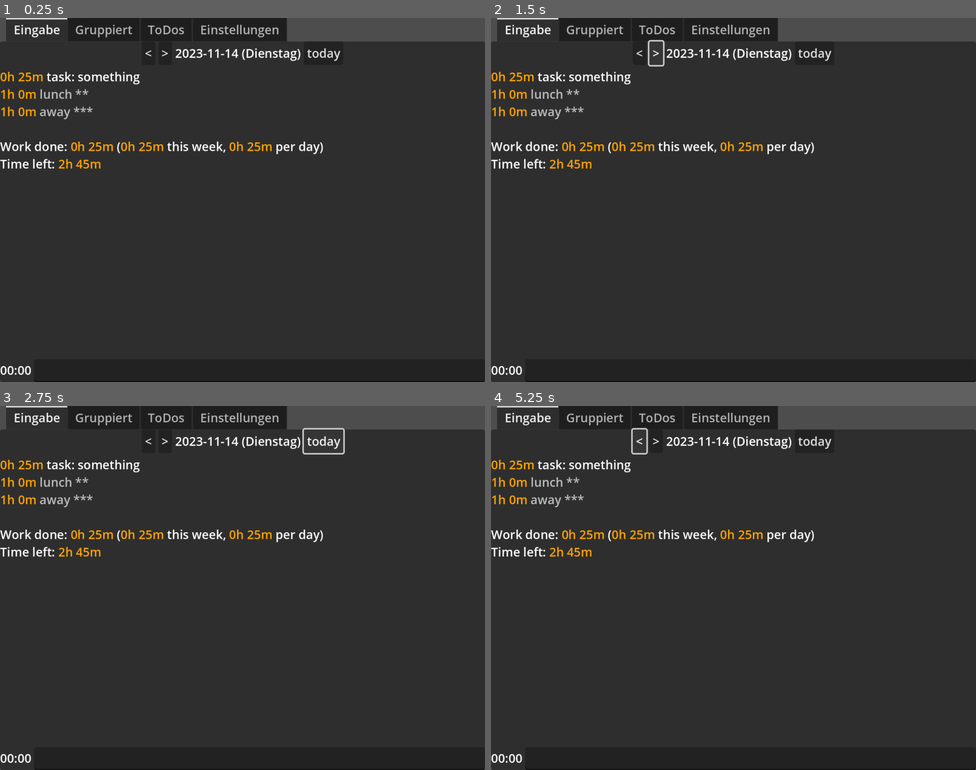
Above: before the commit, frames 1-4 (two rows, left to right).
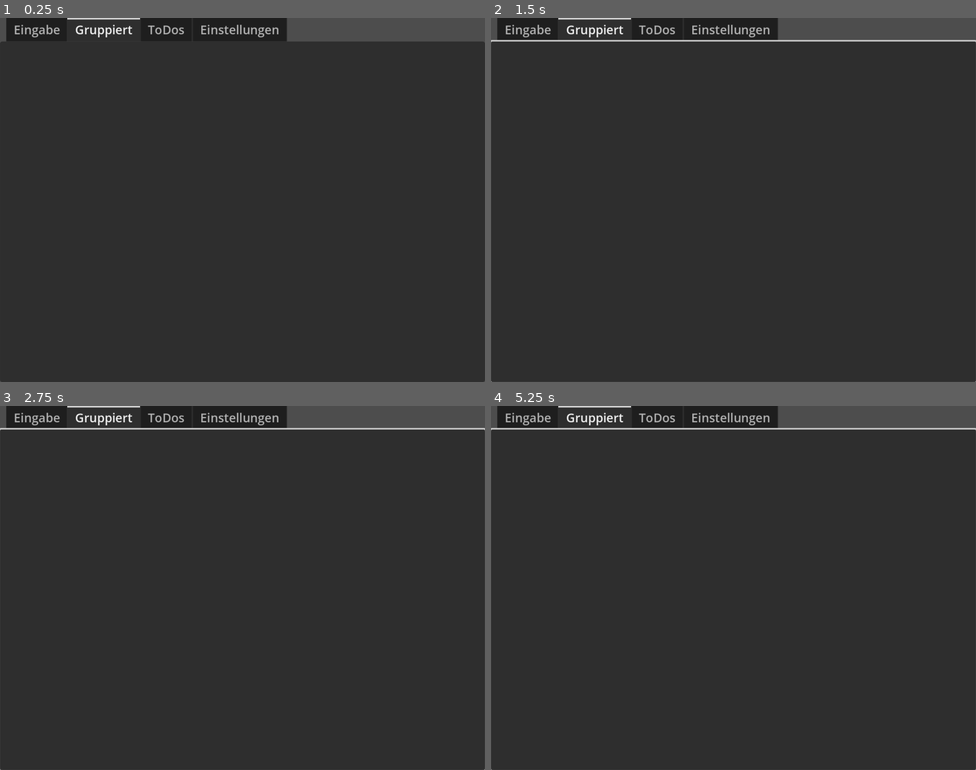
Above: after the commit, the same moments.

Repository: FailedCode/timelog
Game: Godot game, scene res://main.tscn
Same seed, same stepped clock (60 frames per second), same inputs: the game is played once before the commit and once after it.
Inputs (mouse positions are in pixels of both pictures, inside the frame that each line leads up to):
- Up to frame 1 (0.25 s): no input
- Up to frame 2 (1.5 s): click (641, 54) at 0.5 s, where only the run before the commit has a clickable "<"; click (655, 54) at 1.25 s, where only the run before the commit has a clickable ">"
- Up to frame 3 (2.75 s): click (324, 442) at 2 s, where only the run before the commit has a clickable "today"
- Up to frame 4 (5.25 s): click (641, 442) at 2.75 s, where only the run before the commit has a clickable "<"; click (655, 442) at 3.5 s, where only the run before the commit has a clickable ">"; click (815, 442) at 4.25 s, where only the run before the commit has a clickable "today"; click (641, 442) at 5 s, where only the run before the commit has a clickable "<"

The runs differ from the first frame. In frame 1, 3.0% of the frame differs, in the area x 0-100%, y 0-100%; in frame 2, 3.6%; in frame 3, 3.6%; in frame 4, 3.5%.

Commit message:
- save the timelog after a new entry - sort timelogs by date - grouped task view

Diff:
--- a/main.gd
+++ b/main.gd
@@ -4,8 +4,10 @@
 const settings_path:String = "user://settings.ini"
 
 ## The file serves as long-time storage
-## TODO: add file selector in settings
-var timelog_path:String = "user://timelog.txt"
+const timelog_path:String = "user://timelog.txt"
+
+## The todo items
+const todo_path:String = "user://todo.txt"
 
 ## In memory representation of the log
 var timelog:Dictionary
@@ -19,6 +21,7 @@
 @onready var input:LineEdit = %Input
 @onready var timeDiffLabel:Label = %TimeDiffLabel
 @onready var current:RichTextLabel = %CurrentDay
+@onready var grouped:RichTextLabel = %GroupedDay
 @onready var dailyWorkingHoursLabel:Label = %DailyWorkingHoursLabel
 @onready var dailyWorkingHours:Slider = %DailyWorkingHours
 @onready var tabContainer:TabContainer = %TabContainer
@@ -43,12 +46,15 @@
 
 	load_timelog()
 
-
 	# WIP
 	#var root = todoTree.create_item()
 	#root.set_text(0, "root")
-	#todoTree.create_item(root).set_text(0, "child")
-
+	#var item = todoTree.create_item(root)
+	#item.set_text(0, "child")
+
+## use a user controlled date format to display a timestamp
+## mostly used for the date selector
+## the timelog file itself uses the ISO 8601 format
 func get_date_formated(format:String, timestamp:int = 0) -> String:
 	var t:String = format.strip_edges()
 	if t.is_empty():
@@ -100,7 +106,7 @@
 	v = config_file.get_value("main", "DateFormat", "")
 	if v != "":
 		dateFormat.text = v
-	diffSecondsToggle.button_pressed = config_file.get_value("main", "DiffSecondsToggle", true)
+	diffSecondsToggle.button_pressed = config_file.get_value("main", "DiffSecondsToggle", false)
 
 func save_user_settings():
 	var config_file := ConfigFile.new()
@@ -132,15 +138,19 @@
 		return
 	lastEntryTimestamp = time()
 	add_timelog_entry(lastEntryTimestamp, new_text)
-	update_current_text()
+	save_timelog()
+	update_text_controls()
 	# Look & Feel: Reset time difference immediately
 	timeDiffLabel.text = time_diff(0)
-	#current.append_text("\n" + wrap_color(str(timelog.back()), "#FF00FF"))
-
+
+## write all timelog Resources back to disk
 func save_timelog():
 	var file = FileAccess.open(self.timelog_path, FileAccess.WRITE)
 	var lines = ""
-	for date in timelog.keys():
+	var timelogKeys = timelog.keys()
+	# dictionary keys are not necassarly in order
+	timelogKeys.sort()
+	for date in timelogKeys:
 		var day = timelog.get(date)
 		for entry in day:
 			lines += str(entry) + "\n"
@@ -148,9 +158,10 @@
 	file.store_string(lines)
 	file.close()
 
+## parse into timelog Resources
 func load_timelog():
 	if !FileAccess.file_exists(self.timelog_path):
-		print("load_timelog: No logfile")
+		#print("load_timelog: No logfile")
 		return
 	var file = FileAccess.open(self.timelog_path, FileAccess.READ)
 	var lines = file.get_as_text(true).split("\n", false);
@@ -174,8 +185,14 @@
 			continue
 		lastEntryTimestamp = timestamp
 		add_timelog_entry(timestamp, parts[1])
+	update_text_controls()
+	#timelogPerDay.get_or_add()
+
+## Both the text in the main window and the one with the grouped output
+## basically need to be updated at the same time
+func update_text_controls():
 	update_current_text()
-	#timelogPerDay.get_or_add()
+	update_grouped_text()
 
 ## update the main view with all recorded tasks
 func update_current_text():
@@ -208,6 +225,33 @@
 	txt += "Time left: " + wrap_color(time_diff(workTimeLeft), colorTime) + "\n"
 	current.text = txt
 
+func update_grouped_text():
+	var txt:String = ""
+	var timediff = 0
+	var timelast = 0
+	var colorText:String = textColorPicker.color.to_html()
+	var colorTime:String = timeColorPicker.color.to_html()
+	var groupedDict:Dictionary
+	# TODO: use selected day
+	var timelog_today = get_timelog_entries(time())
+	for entry:Timelog in timelog_today:
+		if timelast == 0:
+			timelast = entry.timestamp
+			continue
+		timediff = entry.timestamp - timelast
+		timelast = entry.timestamp
+		if entry.text.contains("**"):
+			continue
+		var group:Array = entry.text.split(": ", false, 1)
+		print(group)
+		var diff:int = groupedDict.get(group[0], 0)
+		groupedDict.set(group[0], diff + timediff)
+
+	for groupText in groupedDict.keys():
+		var groupdiff:int = groupedDict.get(groupText, 0)
+		txt += wrap_color(time_diff(groupdiff), colorTime) + "\t\t" + wrap_color(escape_bb_tags(groupText), colorText) + "\n"
+	grouped.text = txt
+
 ## How do you know I program PHP?!
 func time() -> int:
 	return floor(Time.get_unix_time_from_system())
@@ -260,7 +304,7 @@
 
 ## settings change
 func _on_diff_seconds_toggle_toggled(_toggled_on: bool) -> void:
-	update_current_text()
+	update_text_controls()
 
 ## settings change
 func _on_tabs_moveable_toggled(toggled_on: bool) -> void:
@@ -272,6 +316,7 @@
 	dateFormatPreviewLabel.text = get_date_formated(new_text, 1740661545)
 	dateLabel.text = get_date_formated(new_text, currentDateTimestamp)
 
+## open "user://" to fiddle with the files by hand
 func _on_open_user_folder_button_pressed() -> void:
 	OS.shell_open(OS.get_user_data_dir())
 
--- a/main.tscn
+++ b/main.tscn
@@ -23,10 +23,11 @@
 anchor_bottom = 1.0
 grow_horizontal = 2
 grow_vertical = 2
-current_tab = 0
+current_tab = 1
 clip_tabs = false
 
 [node name="Eingabe" type="VBoxContainer" parent="TabContainer"]
+visible = false
 layout_mode = 2
 metadata/_tab_index = 0
 
@@ -91,14 +92,15 @@
 keep_editing_on_text_submit = true
 
 [node name="Gruppiert" type="VBoxContainer" parent="TabContainer"]
-visible = false
 layout_mode = 2
 metadata/_tab_index = 1
 
 [node name="GroupedDay" type="RichTextLabel" parent="TabContainer/Gruppiert"]
+unique_name_in_owner = true
 layout_mode = 2
 size_flags_vertical = 3
 focus_mode = 2
+bbcode_enabled = true
 context_menu_enabled = true
 selection_enabled = true
 
@@ -194,7 +196,6 @@
 unique_name_in_owner = true
 layout_mode = 2
 size_flags_horizontal = 3
-button_pressed = true
 text = "Zeit differenzen mit Sekunden ausgeben"
 
 [node name="HBoxContainer4" type="HBoxContainer" parent="TabContainer/Einstellungen"]
